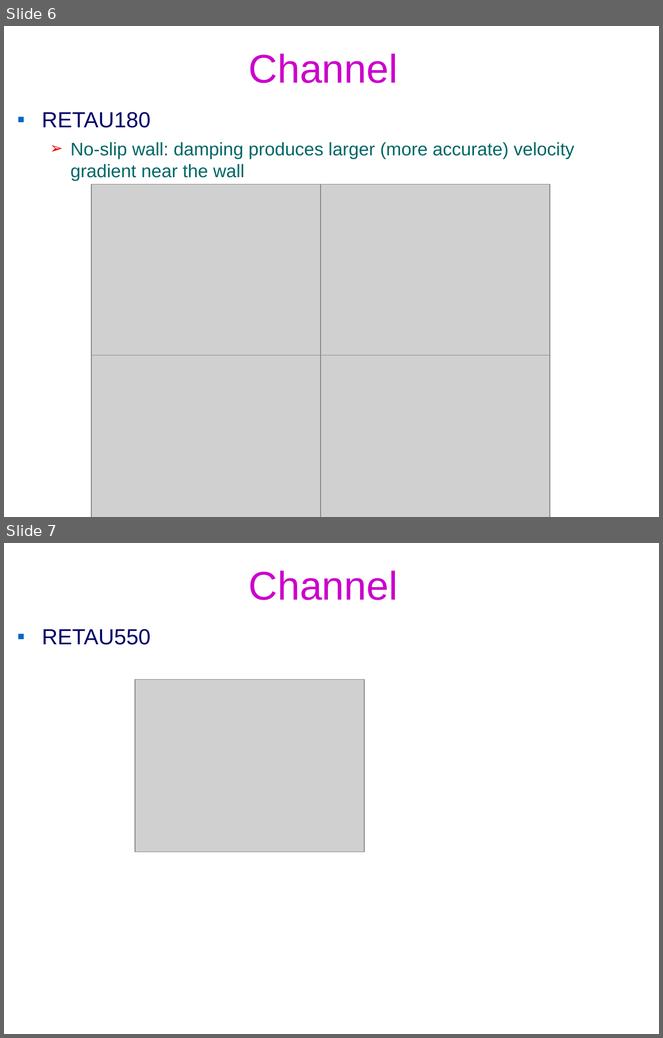
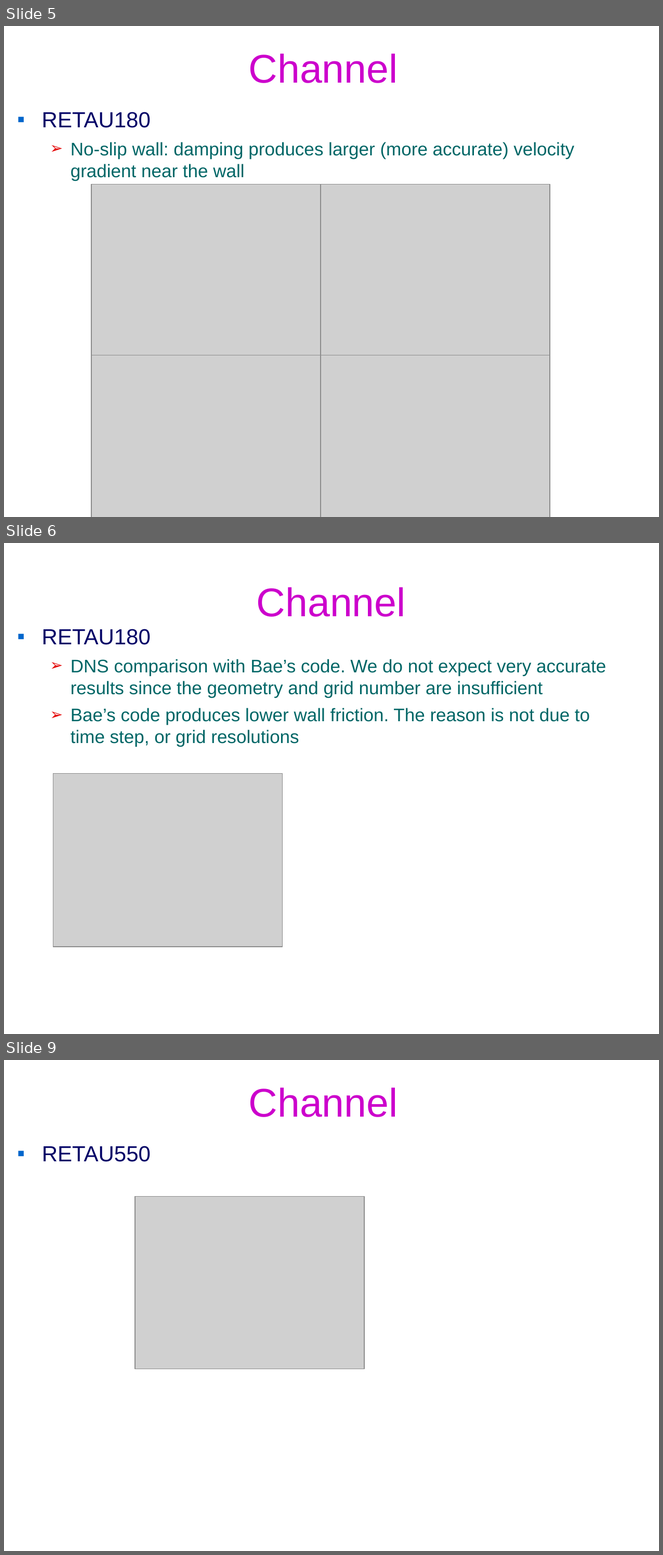
Before and after one commit to federicoVerolini/CaLES, a slide deck: docs/vv.pptx. Shown one above the other, each under a label of ours: slides 6 and 7 before the commit, slides 5, 6 and 9 after it; the slides between them are not shown. The pictures are 663x1038 and 663x1555 pixels, drawn with LibreOffice and Linux fonts; fonts in the diff are those of the drawing; grey boxes stand for pictures; background and template pictures are left out. Boxes give left, top, right and bottom in pixels: in the first picture for what was removed or moved away, otherwise in the second. Text is boxed around its words. In the diff, an @@ line names an element or a change of style, - is before the commit and + after.

```diff
--- a/docs/vv.pptx
+++ b/docs/vv.pptx
@@ slide 6 added at (x1=4, y1=543, x2=659, y2=1034), background #FFFFFF @@
@@ title added at (x1=257, y1=587, x2=406, y2=617), 44 pt, text #CC00CC @@
+Channel
@@ text added at (x1=42, y1=629, x2=606, y2=747), 20 pt, text #006666 @@
+▪ RETAU180
+  ➢ DNS comparison with Bae’s code. We do not expect very accurate results since the geometry and grid number are insufficient
+  ➢ Bae’s code produces lower wall friction. The reason is not due to time step, or grid resolutions
@@ picture added at (x1=53, y1=774, x2=283, y2=947) @@
@@ what was slide 6 is now slide 5 @@
@@ what was slide 7 is now slide 9 @@
```
Also in this commit, not shown: 3 slides changed, 2 other slides added, 4 other files.
